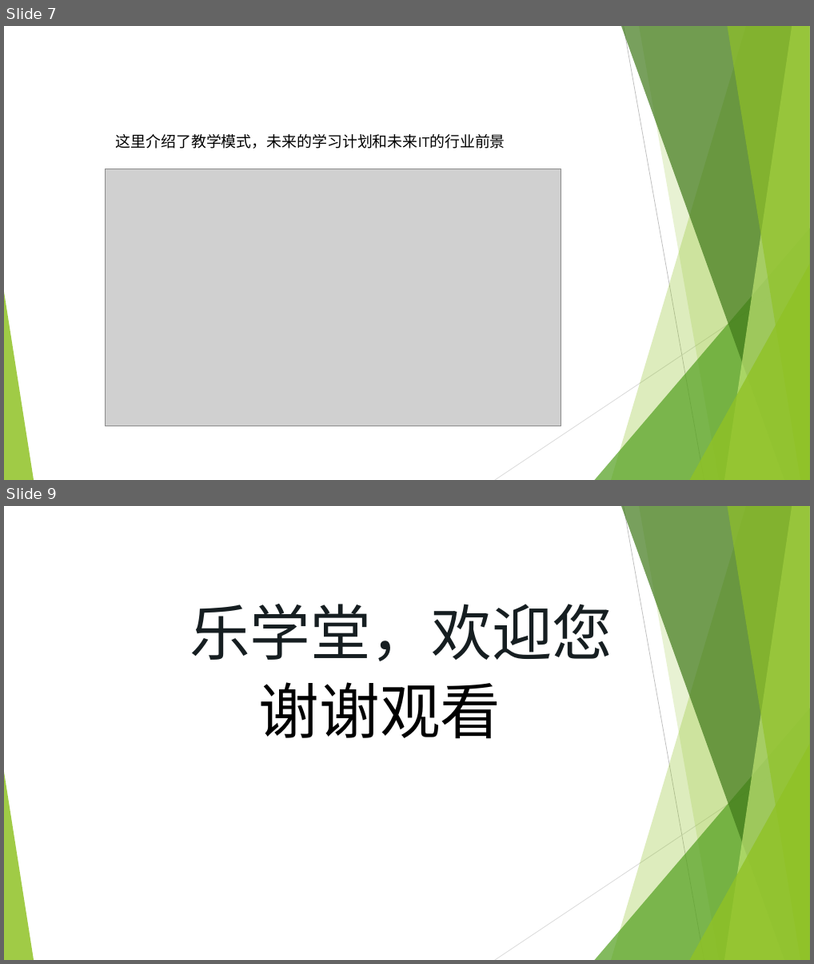
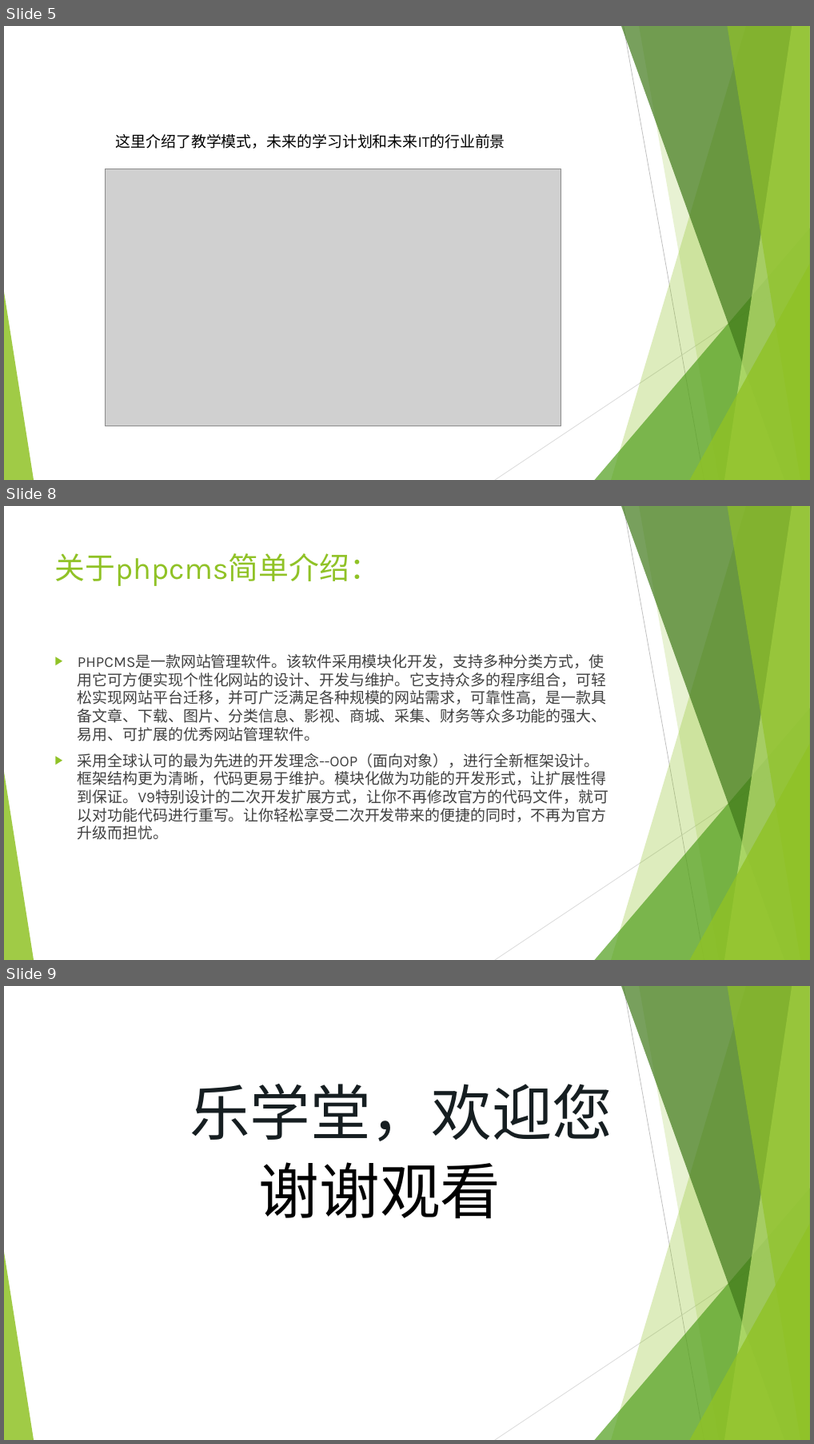
Before and after one commit to zhubaile/happy, a slide deck: 1201.pptx. Shown one above the other, each under a label of ours: slides 7 and 9 before the commit, slides 5, 8 and 9 after it; the slides between them are not shown. The pictures are 814x964 and 814x1444 pixels, drawn with LibreOffice and Linux fonts; fonts in the diff are those of the drawing; grey boxes stand for pictures; background and template pictures are left out. Boxes give left, top, right and bottom in pixels: in the first picture for what was removed or moved away, otherwise in the second. Text is boxed around its words. In the diff, an @@ line names an element or a change of style, - is before the commit and + after.

```diff
--- a/1201.pptx
+++ b/1201.pptx
@@ slide 8 added at <box>4,506,810,960</box>, background #FFFFFF; not listed: 10 template elements that a slide beside it also shows @@
@@ title added at <box>55,553,380,586</box>, 36 pt, text #90C226 @@
+关于phpcms简单介绍：
@@ text added at <box>78,654,609,840</box>, 18 pt, text #404040 @@
+▶ PHPCMS是一款网站管理软件。该软件采用模块化开发，支持多种分类方式，使用它可方便实现个性化网站的设计、开发与维护。它支持众多的程序组合，可轻松实现网站平台迁移，并可广泛满足各种规模的网站需求，可靠性高，是一款具备文章、下载、图片、分类信息、影视、商城、采集、财务等众多功能的强大、易用、可扩展的优秀网站管理软件。
+▶ 采用全球认可的最为先进的开发理念--OOP（面向对象），进行全新框架设计。框架结构更为清晰，代码更易于维护。模块化做为功能的开发形式，让扩展性得到保证。V9特别设计的二次开发扩展方式，让你不再修改官方的代码文件，就可以对功能代码进行重写。让你轻松享受二次开发带来的便捷的同时，不再为官方升级而担忧。
@@ what was slide 7 is now slide 5 @@
```
Also in this commit, not shown: 2 slides changed, 2 other slides added, 3 slides removed.
